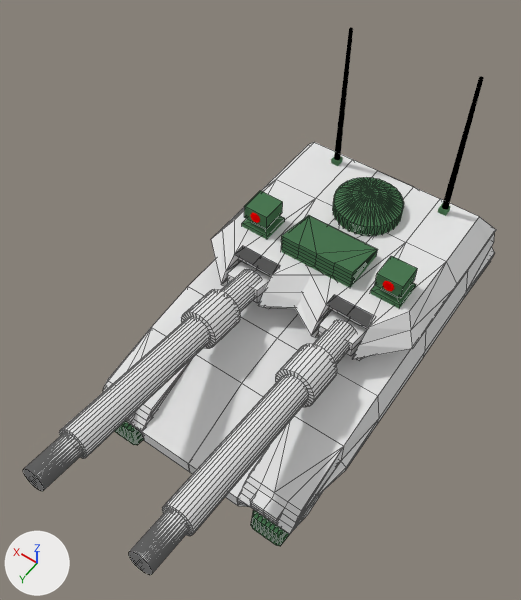
An edit to the Blender file image_source/blender/tank_big.blend, drawn before and after from the same camera.
The view is the same before and after, from a 50 mm lens placed at (-12.87, 11.36, 19.02), pointed at (-6.12, 1.92, 4.18). Lighting does not change. The marker at lower left points along +X, +Y and +Z. Mesh edges are drawn as thin lines on the coarser meshes.
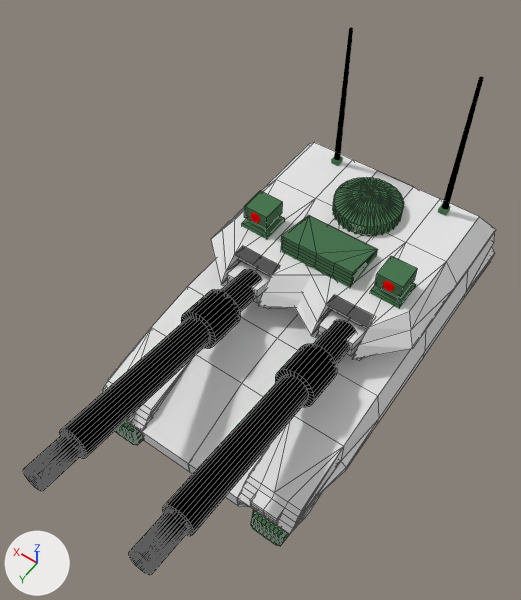
The newer file is also turned or shifted as a whole; pictures and numbers use the older file's frame.

Where the change shows, as pixel boxes (x1, y1, x2, y2) in the pictures (521 x 600 px):
part 1 of me_cylinder_002, recoloured
    both: (24, 269, 262, 490)
part 2 of me_cylinder_015, recoloured
    both: (130, 320, 355, 573)

The change, as a list of edits to the scene's bpy script:
```text
Change me_cylinder_002:
    where me_cylinder_002.from_pydata(...)  # 692 vertices, 900 faces; spans x -1.42..1.42, y -1.42..1.42, z -5.35..5.35
    used by ob_cylinder_006; parent = ob_cube; location = (-1.452, -1.499, 4.476); rotation_euler = (0.0, 1.424, 0.0), in degrees (0, 82, 0); scale = (0.4, 0.4, 0.743)
    me_cylinder_002 part 1: all 796 faces that had it switch from mat_material_004 (white #e7e7e7) to mat_material (black #000000)
Change me_cylinder_015:
    where me_cylinder_015.from_pydata(...)  # 692 vertices, 900 faces; spans x -1.42..1.42, y -1.42..1.42, z -5.35..5.35
    used by ob_cylinder_001; parent = ob_cube; location = (-1.452, 1.498, 4.476); rotation_euler = (0.0, 1.424, 0.0), in degrees (0, 82, 0); scale = (0.4, 0.4, 0.743)
    me_cylinder_015 part 2: all 796 faces that had it switch from mat_material_004 (white #e7e7e7) to mat_material (black #000000)
```
